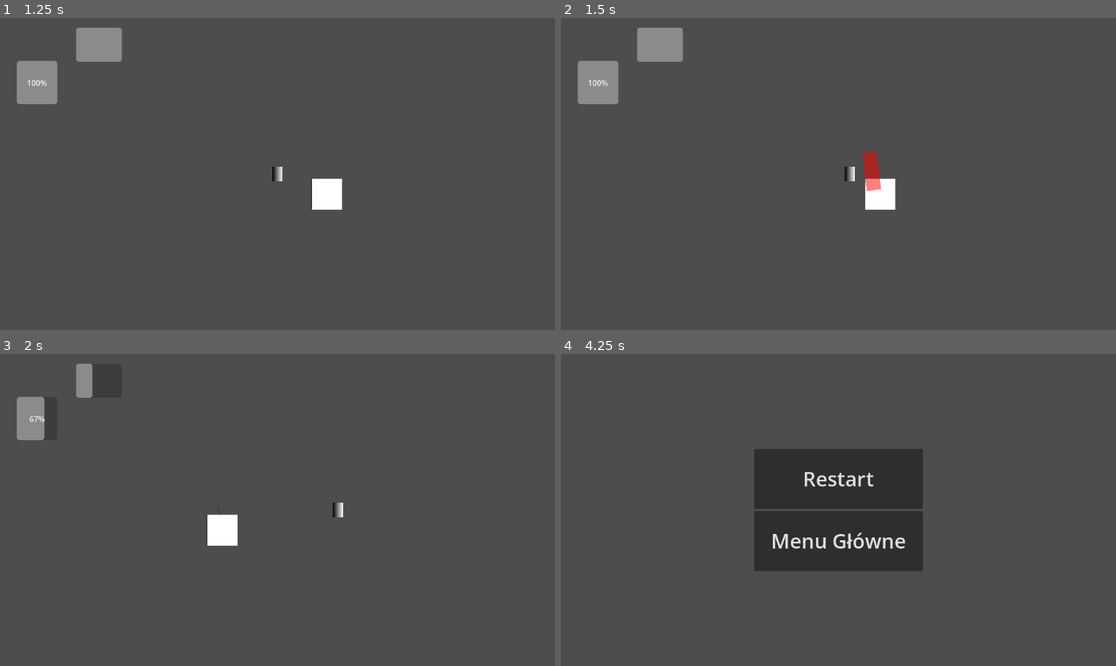
Above: before the commit, frames 1-4 (two rows, left to right).
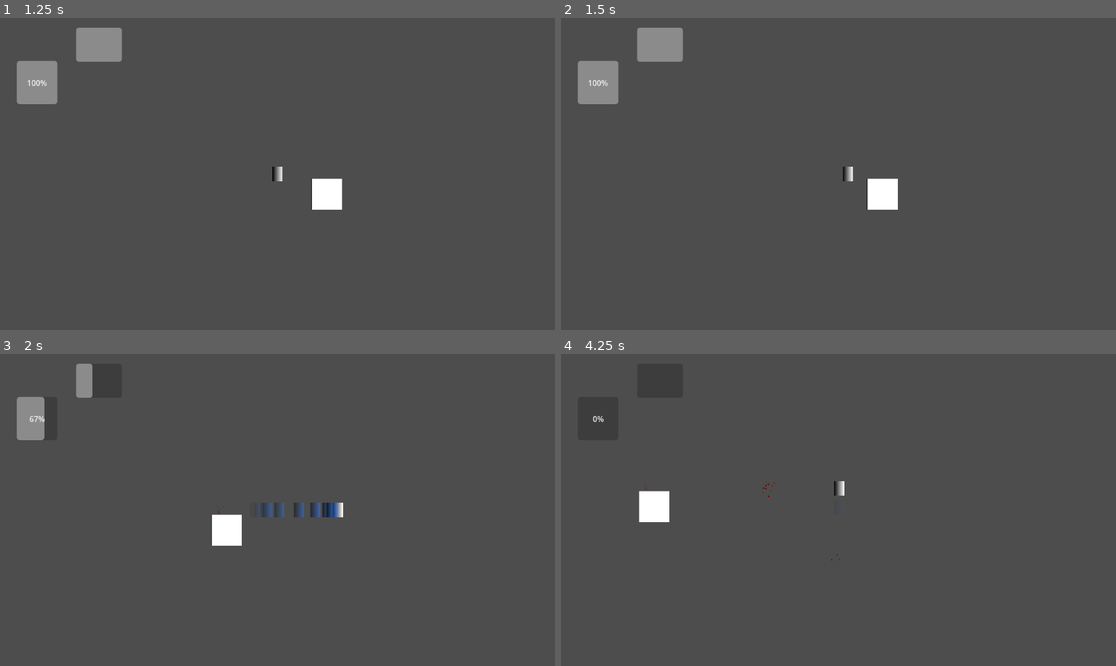
Above: after the commit, the same moments.

Repository: MarsikBlancik/HackathonV3
Game: Godot game, scene res://main_menu.tscn
The game is run twice, just before and just after one commit, with the same random seed, the same clock (stepped at 60 frames per second) and the same inputs. The engine's default icon, where the game draws it, is replaced by a stand-in: a white triangle on a blue panel in a dark square.
Inputs (mouse positions are in pixels of both pictures, inside the frame that each line leads up to):
- Up to frame 1 (1.25 s): click "Graj" at 0.5 s
- Up to frame 2 (1.5 s): tap Enter at 1.25 s; move the mouse to (960, 158) at 1.27 s; hold D from 1.28 s (still down); tap T at 1.35 s; click (960, 158) at 1.42 s
- Up to frame 3 (2 s): keep holding D; tap Space at 1.52, 1.82 s; tap F at 1.55 s
- Up to frame 4 (4.25 s): move the mouse to (727, 525) at 2.02 s; release D at 2.03 s; hold S 2.03-2.78 s; tap F at 2.1, 3.8 s; click (727, 525) at 2.17 s; tap Space at 2.27, 2.3, 2.57, 2.85, 3.77, 4.07 s; move the mouse to (894, 441) at 2.77 s; hold D 2.78-3.53 s; click (894, 441) at 2.92 s; tap T at 3.05, 3.6 s; move the mouse to (810, 572) at 3.52 s; hold W from 3.53 s (still down); click (810, 572) at 3.67 s

Frame 1 is identical in both runs. In frame 2, 0.5% of the frame differs, in the area x 50-61%, y 42-62%; in frame 3, 0.6%; in frame 4, 12%, in the area x 5-66%, y 19-70%.
Error before the commit: Invalid call. Nonexistent function 'queue_free' in base 'Nil'. (res://player.gd:142)

Commit message:
Add fluid character movement and auto-attack toggle

Diff:
--- a/enemy.gd
+++ b/enemy.gd
@@ -25,6 +25,8 @@
 var time_since_last_attack: float = 0.0
 
 func _ready() -> void:
+	add_to_group("Enemy")
+
 	player = get_tree().get_first_node_in_group("Player")
 
 	if player == null:
--- a/player.gd
+++ b/player.gd
@@ -17,22 +17,32 @@
 
 # 3. MODUŁ RUCHU
 @export var speed: float = 200.0
+@export var acceleration: float = 15.0
+@export var friction: float = 15.0
 @export var dash_distance: float = 150.0
 @export var dash_duration: float = 0.2
 
 var is_dashing: bool = false
 var last_direction: Vector2 = Vector2.RIGHT
-
+var current_velocity: Vector2 = Vector2.ZERO
+
+# --- MODUŁ ATAKU (NOWOŚĆ) ---
+@export var is_auto_attack: bool = false # Czy tryb auto jest domyślnie włączony?
+@export var attack_cooldown: float = 0.5 # Opóźnienie między atakami (0.5 sekundy)
+@export var auto_attack_range: float = 250.0 # Jak daleko widzi auto-atak
+var time_since_last_attack: float = 100.0 # Startowo ustawione wysoko, żeby od razu móc uderzyć
+
+# EFEKTY
 const BLOOD_SCENE = preload("res://BloodParticles.tscn")
-const BLOOD_STAIN_SCENE = preload("res://BloodPixels.tscn") # <--- DODAJ TĘ LINIJKĘ
-
-# --- MODUŁ KAMERY (SHAKE) ---
+const BLOOD_STAIN_SCENE = preload("res://BloodPixels.tscn")
+
+var ghost_timer: Timer
+@onready var sprite: Sprite2D = $CharacterBody2D/Sprite2D
 @onready var camera: Camera2D = $Camera2D
 
 var shake_strength: float = 0.0
 @export var shake_decay: float = 10.0
 
-# --- MODUŁ FIZYKI (KNOCKBACK) ---
 var knockback_velocity: Vector2 = Vector2.ZERO
 @export var knockback_friction: float = 10.0
 
@@ -43,8 +53,13 @@
 	hp_changed.emit(current_hp, max_hp)
 	energy_changed.emit(current_energy, max_energy)
 
+	ghost_timer = Timer.new()
+	ghost_timer.wait_time = 0.03
+	ghost_timer.timeout.connect(create_dash_ghost)
+	add_child(ghost_timer)
+
 func _process(delta: float) -> void:
-	# Odnawianie energii
+	# 1. Odnawianie energii
 	if current_energy < max_energy:
 		energy_timer += delta
 		if energy_timer >= energy_recharge_time:
@@ -53,10 +68,15 @@
 	else:
 		energy_timer = 0.0
 
+	# 2. Licznik czasu do ataku
+	time_since_last_attack += delta
+
+	# Jeśli włączony jest tryb Auto i minął czas odnowienia (delay) - atakuj!
+	if is_auto_attack and time_since_last_attack >= attack_cooldown:
+		perform_auto_attack()
+
+	# 3. Ruch
 	var input_direction = Vector2.ZERO
-	var move_velocity = Vector2.ZERO
-
-	# Zwykłe sterowanie działa tylko wtedy, gdy NIE używamy dasha
 	if not is_dashing:
 		if Input.is_physical_key_pressed(KEY_D): input_direction.x += 1
 		if Input.is_physical_key_pressed(KEY_A): input_direction.x -= 1
@@ -67,19 +87,21 @@
 			input_direction = input_direction.normalized()
 			last_direction = input_direction
 
-		move_velocity = input_direction * speed
-
-	# --- RUCH I KNOCKBACK ---
-	# Wyliczane w każdej klatce, niezależnie od tego czy robisz dash, czy nie
+		if input_direction.length() > 0:
+			current_velocity = current_velocity.lerp(input_direction * speed, acceleration * delta)
+		else:
+			current_velocity = current_velocity.lerp(Vector2.ZERO, friction * delta)
+	else:
+		current_velocity = Vector2.ZERO
+
 	knockback_velocity = knockback_velocity.lerp(Vector2.ZERO, knockback_friction * delta)
-	position += (move_velocity + knockback_velocity) * delta
-
-	# --- LOGIKA TRZĘSIENIA KAMERY ---
+	position += (current_velocity + knockback_velocity) * delta
+
+	# 4. Trzęsienie kamery
 	if shake_strength > 0:
 		shake_strength = lerpf(shake_strength, 0.0, shake_decay * delta)
 		var random_offset = Vector2(randf_range(-1.0, 1.0), randf_range(-1.0, 1.0)).normalized()
 		camera.offset = random_offset * shake_strength
-
 		if shake_strength < 0.1:
 			shake_strength = 0.0
 			camera.offset = Vector2.ZERO
@@ -89,30 +111,47 @@
 		if event.physical_keycode == KEY_SPACE and not is_dashing:
 			perform_dash()
 
-		# Klawisz F = obrażenia (DEBUG)
 		if event.physical_keycode == KEY_F:
 			modify_hp(-1)
 
+		# Zmiana trybu za pomocą klawisza T
+		if event.physical_keycode == KEY_T:
+			is_auto_attack = not is_auto_attack
+			print("Tryb Auto-Ataku: ", "WŁĄCZONY" if is_auto_attack else "WYŁĄCZONY")
+
 	if event is InputEventMouseButton and event.pressed:
 		if event.button_index == MOUSE_BUTTON_LEFT:
-			attack()
-
-func perform_dash() -> void:
-	var dash_cost = BASE_STAT * 1
-	if current_energy < dash_cost:
-		return
-
-	modify_energy(-dash_cost)
-	is_dashing = true
-	var target_position = position + (last_direction * dash_distance)
-	var tween = create_tween()
-	tween.set_trans(Tween.TRANS_QUAD).set_ease(Tween.EASE_OUT)
-	tween.tween_property(self, "position", target_position, dash_duration)
-	tween.finished.connect(func(): is_dashing = false)
-
-func attack() -> void:
-	var mouse_pos = get_global_mouse_position()
-	var attack_direction = (mouse_pos - global_position).normalized()
+			# MANUALNY ATAK (wymaga wyłączonego auto-ataku i załadowanego cooldownu)
+			if not is_auto_attack and time_since_last_attack >= attack_cooldown:
+				attack_towards(get_global_mouse_position())
+
+# --- NOWOŚĆ: SZUKANIE NAJBLIŻSZEGO WROGA ---
+func perform_auto_attack() -> void:
+	var enemies = get_tree().get_nodes_in_group("Enemy")
+	if enemies.is_empty(): return # Jeśli nie ma wrogów na mapie, nic nie rób
+
+	var closest_enemy = null
+	var min_distance = auto_attack_range
+
+	# Sprawdzamy odległość każdego wroga
+	for enemy in enemies:
+		if not is_instance_valid(enemy): continue
+
+		var dist = global_position.distance_to(enemy.global_position)
+		if dist < min_distance:
+			min_distance = dist
+			closest_enemy = enemy
+
+	# Jeśli znaleźliśmy wroga w zasięgu, atakujemy w jego stronę
+	if closest_enemy != null:
+		attack_towards(closest_enemy.global_position)
+
+# --- ZMIENIONA FUNKCJA ATAKU (Teraz przyjmuje pozycję celu) ---
+func attack_towards(target_pos: Vector2) -> void:
+	# Zerujemy cooldown po wykonaniu ataku!
+	time_since_last_attack = 0.0
+
+	var attack_direction = (target_pos - global_position).normalized()
 	var attack_distance = 45.0
 
 	var attack_area = Area2D.new()
@@ -135,54 +174,76 @@
 		var target = area.get_parent()
 		if target != null and target.has_method("take_damage"):
 			target.take_damage(BASE_STAT * 1, global_position)
-			apply_hit_stop(0.1)
+			apply_hit_stop(0.05)
 	)
 
 	add_child(attack_area)
 	get_tree().create_timer(0.2).timeout.connect(func(): attack_area.queue_free())
 
-# --- FUNKCJE EFEKTÓW ---
+# --- RESZTA FUNKCJI BEZ ZMIAN ---
+func perform_dash() -> void:
+	var dash_cost = BASE_STAT * 1
+	if current_energy < dash_cost: return
+
+	modify_energy(-dash_cost)
+	is_dashing = true
+	ghost_timer.start()
+
+	var target_position = position + (last_direction * dash_distance)
+	var tween = create_tween()
+	tween.set_trans(Tween.TRANS_QUAD).set_ease(Tween.EASE_OUT)
+	tween.tween_property(self, "position", target_position, dash_duration)
+
+	tween.finished.connect(func():
+		is_dashing = false
+		ghost_timer.stop()
+	)
+
+func create_dash_ghost() -> void:
+	var ghost = Sprite2D.new()
+	ghost.texture = sprite.texture
+	ghost.vframes = sprite.vframes
+	ghost.hframes = sprite.hframes
+	ghost.frame = sprite.frame
+	ghost.flip_h = sprite.flip_h
+	ghost.flip_v = sprite.flip_v
+	ghost.global_scale = sprite.global_scale
+	ghost.global_position = sprite.global_position
+	ghost.modulate = Color(0.2, 0.5, 1.0, 0.7)
+
+	get_parent().add_child(ghost)
+
+	var tween = create_tween()
+	tween.tween_property(ghost, "modulate:a", 0.0, 0.3)
+	tween.finished.connect(ghost.queue_free)
+
 func apply_camera_shake(intensity: float) -> void:
 	shake_strength = intensity
 
-# --- MODUŁ ZAMROŻENIA CZASU (HIT STOP) ---
 func apply_hit_stop(duration: float) -> void:
-	# Całkowicie zatrzymujemy czas (0.0 zamiast 0.05)
 	Engine.time_scale = 0.0
-
-	# Ostatni argument 'true' (ignore_time_scale) ratuje naszą grę!
-	# Dzięki niemu ten timer nadal odlicza w czasie rzeczywistym,
-	# mimo że cała gra jest zatrzymana.
 	await get_tree().create_timer(duration, true, false, true).timeout
-
-	# Wracamy do normalności
 	Engine.time_scale = 1.0
 
-# --- MODYFIKATORY STATYSTYK ---
 func modify_hp(amount: int, source_position: Vector2 = Vector2.ZERO) -> void:
 	current_hp = clampi(current_hp + amount, 0, max_hp)
 	hp_changed.emit(current_hp, max_hp)
 
-	# Jeśli gracz dostał obrażenia:
 	if amount < 0:
 		apply_camera_shake(15.0)
 		apply_hit_stop(0.08)
 
-		# Odrzut (knockback)
 		if source_position != Vector2.ZERO:
 			var push_direction = (global_position - source_position).normalized()
 			knockback_velocity = push_direction * 500.0
 
-		# Tryskająca krew (cząsteczki)
 		if BLOOD_SCENE:
 			var blood = BLOOD_SCENE.instantiate()
 			blood.global_position = global_position
 			get_parent().add_child(blood)
 
-		# --- NOWE: PIKSELE KRWI NA PODŁODZE ---
 		if BLOOD_STAIN_SCENE:
 			var stain = BLOOD_STAIN_SCENE.instantiate()
-			# Małe przesunięcie, żeby krew nie pojawiała się idealnie na środku butów
 			var random_offset = Vector2(randf_range(-5, 5), randf_range(-5, 5))
 			stain.global_position = global_position + random_offset
 			get_parent().add_child(stain)
@@ -195,5 +256,5 @@
 	energy_changed.emit(current_energy, max_energy)
 
 func die() -> void:
-	Engine.time_scale = 1.0 # Super ważne! Resetujemy czas przed restartem gry.
-	get_tree().change_scene_to_file("res://game_over_menu.tscn")
+	Engine.time_scale = 1.0
+	get_tree().change_scene_to_file("res://Restart.tscn")
